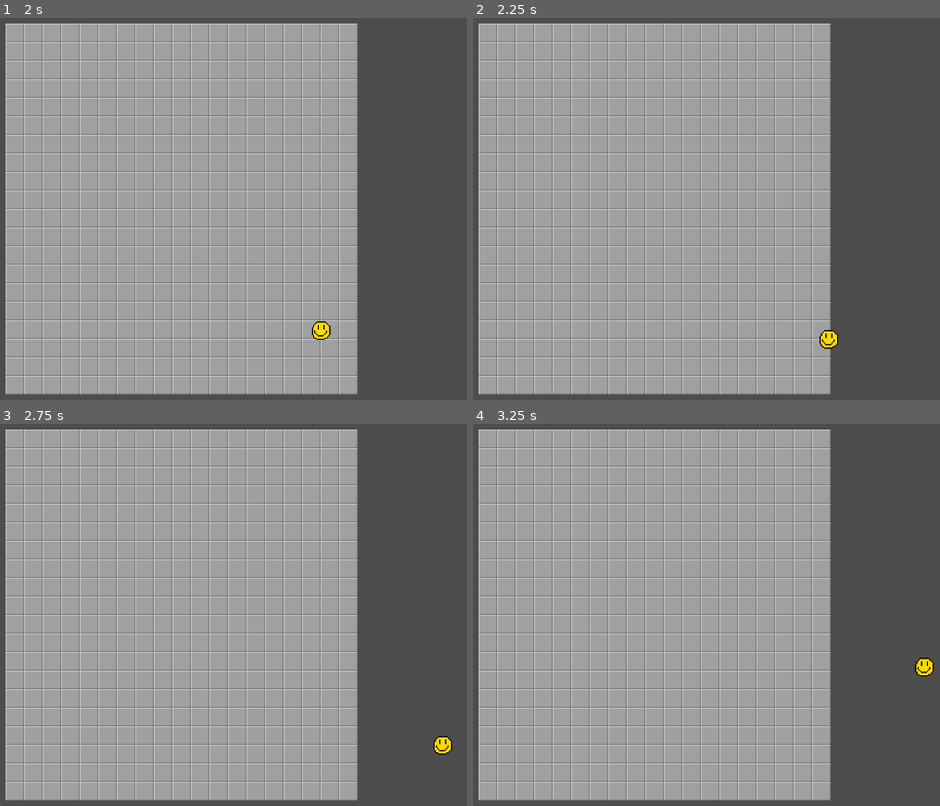
Above: before the commit, frames 1-4 (two rows, left to right).
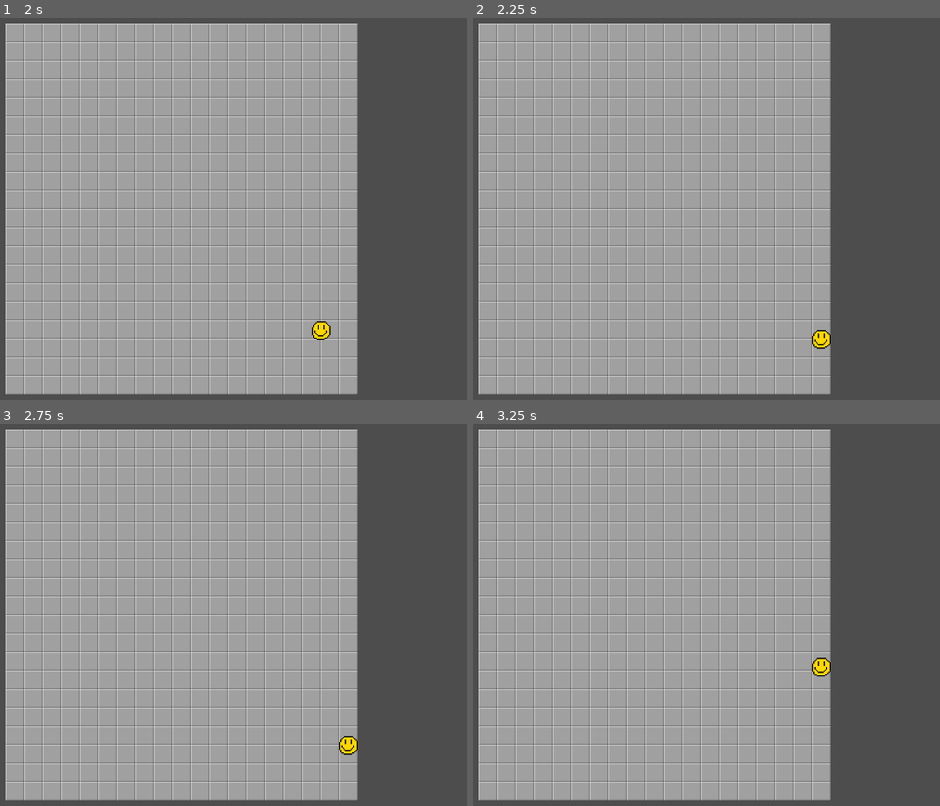
Above: after the commit, the same moments.

Repository: Stev51/gmtk-jam-2025
Game: Godot game, scene res://scenes/main.tscn
Two runs of this game, one before a commit and one after it. Both use one fixed random seed, a clock stepped at 60 frames per second and the inputs below.
Inputs:
- Up to frame 1 (2 s): tap Enter at 0.5 s; hold Right (ui_right) 0.53-1.28 s; hold Down (ui_down) from 1.28 s (still down)
- Up to frame 2 (2.25 s): release Down (ui_down) at 2.03 s; hold Right (ui_right) from 2.03 s (still down)
- Up to frame 3 (2.75 s): keep holding Right (ui_right)
- Up to frame 4 (3.25 s): release Right (ui_right) at 2.78 s; hold Up (ui_up) from 2.78 s (still down)

Frame 1 is identical in both runs. In frame 2, 0.2% of the frame differs, in the area x 72-79%, y 81-87%; in frame 3, 0.3%, in the area x 72-97%, y 81-87%; in frame 4, 0.3%.

Commit message:
Added movement border
- Can't leave the map now bozo

Diff:
--- a/scenes/world.tscn
+++ b/scenes/world.tscn
@@ -17,3 +17,9 @@
 tile_set = SubResource("TileSet_e5uuo")
 
 [node name="MainTileMapLayer" type="TileMapLayer" parent="."]
+
+[node name="HardBorder" type="StaticBody2D" parent="."]
+visible = false
+
+[node name="CollisionPolygon2D" type="CollisionPolygon2D" parent="HardBorder"]
+polygon = PackedVector2Array(304, 0, 0, 0, -16, -16, 320, -16, 320, 336, -16, 336, -16, -16, 0, 0, 0, 320, 304, 320)
